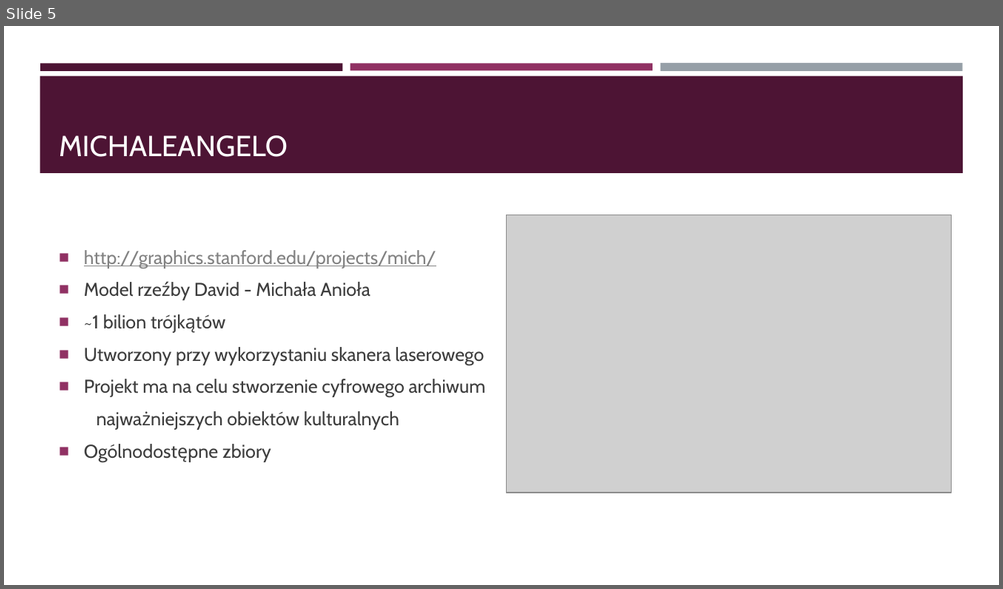
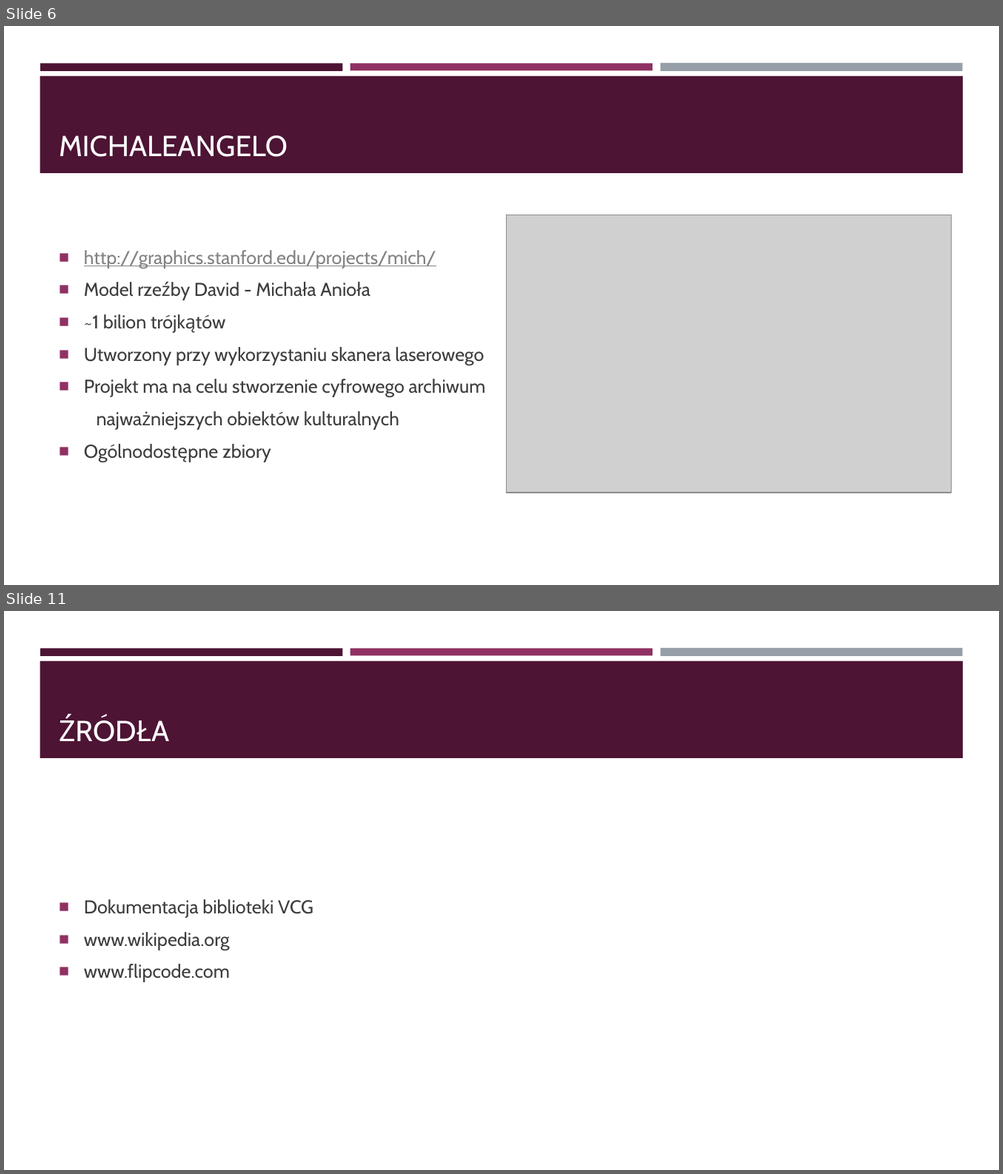
Before and after one commit to monkog/Water_Drop, a slide deck: Documents/Biblioteka_VCG.pptx. Shown one above the other, each under a label of ours: slide 5 before the commit, slides 6 and 11 after it; the slides between them are not shown. The pictures are 1003x589 and 1003x1174 pixels, drawn with LibreOffice and Linux fonts; fonts in the diff are those of the drawing; grey boxes stand for pictures. Boxes give left, top, right and bottom in pixels: in the first picture for what was removed or moved away, otherwise in the second. Text is boxed around its words. In the diff, an @@ line names an element or a change of style, - is before the commit and + after.

Commit message:
Updated presentation

```diff
--- a/Documents/Biblioteka_VCG.pptx
+++ b/Documents/Biblioteka_VCG.pptx
@@ slide 11 added at (4, 611, 999, 1170), background #FFFFFF; not listed: 4 template elements that a slide beside it also shows @@
@@ title added at (52, 669, 951, 752), 28 pt, text #FFFFFF @@
+ŹRÓDŁA
@@ text added at (84, 900, 313, 982), 18 pt, text #3D3D3D @@
+■ Dokumentacja biblioteki VCG
+■ www.wikipedia.org
+■ www.flipcode.com
@@ what was slide 5 is now slide 6 @@
```
Also in this commit, not shown: 1 slide changed, 5 other slides added.
